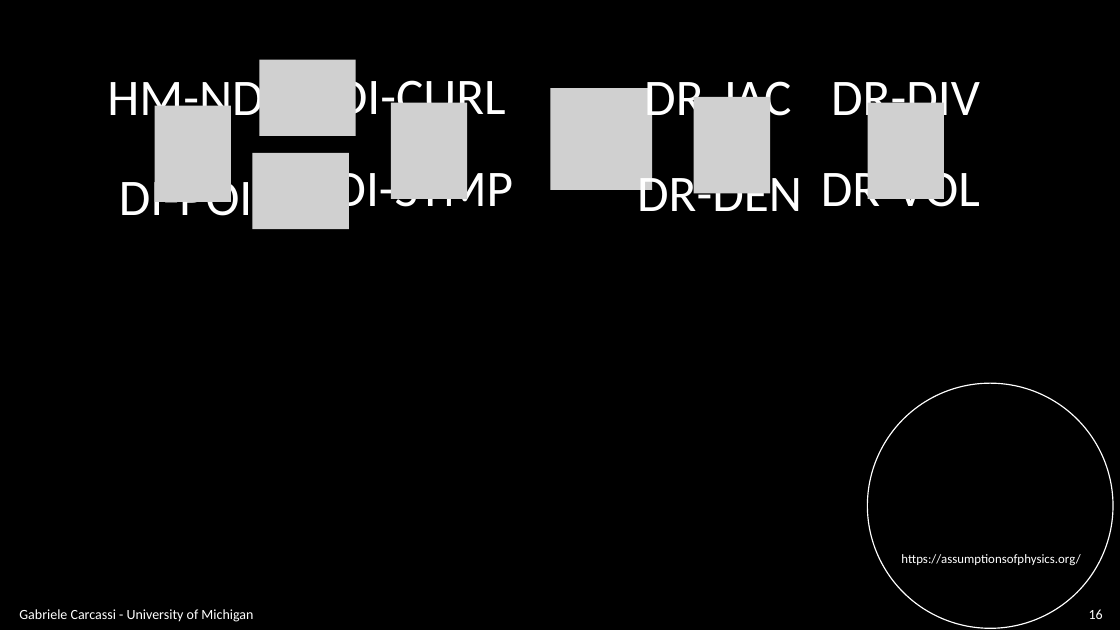
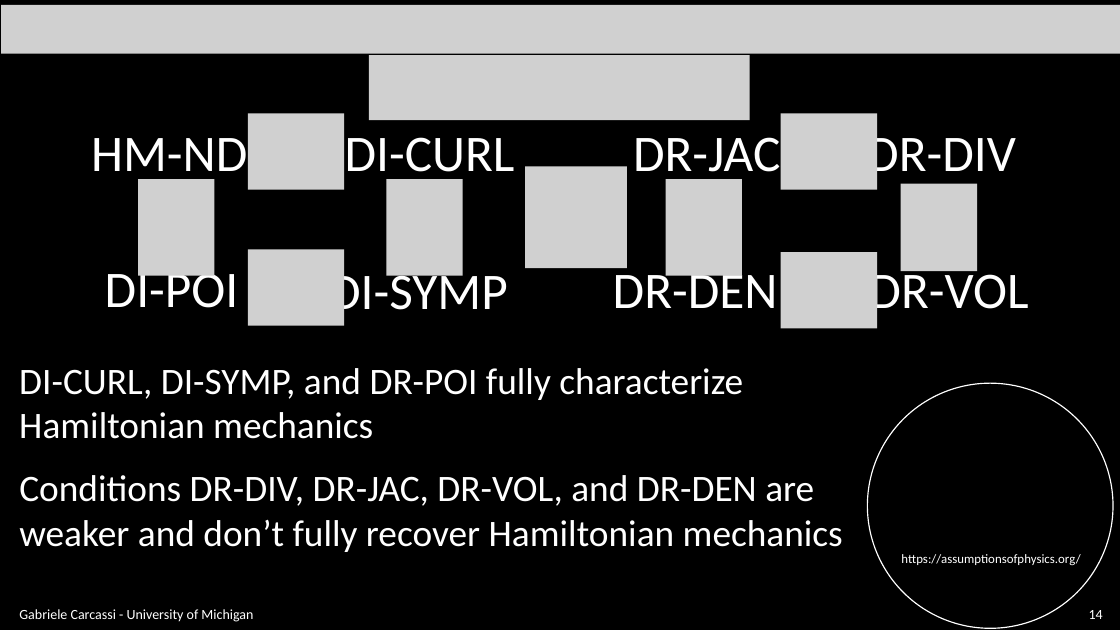
Before and after one commit to assumptionsofphysics/slides, a slide deck: slide 14 of BookCompanions-v2/RP-Class-4.pptx (slide 16 before the commit). Drawn at 1120x630 pixels with LibreOffice and Linux fonts; fonts in the diff are those of the drawing; grey boxes stand for pictures; background and template pictures are left out. Boxes give left, top, right and bottom in pixels: in the first picture for what was removed or moved away, otherwise in the second. Text is boxed around its words. In the diff, an @@ line names an element or a change of style, - is before the commit and + after.

```diff
--- a/BookCompanions-v2/RP-Class-4.pptx
+++ b/BookCompanions-v2/RP-Class-4.pptx
@@ picture added at box(1, 5, 1120, 54) @@
@@ picture added at box(369, 55, 749, 120) @@
@@ picture removed at box(260, 60, 356, 136) @@
@@ picture removed at box(550, 88, 652, 190) @@
@@ text "HM-ND" rewrapped from box(107, 72, 263, 127) to box(91, 138, 247, 184) @@
@@ picture removed at box(155, 106, 231, 202) @@
@@ text "DI-CURL" rewrapped from box(336, 71, 506, 126) to box(345, 137, 515, 184) @@
@@ picture removed at box(391, 103, 467, 199) @@
@@ text "DR-JAC": place and size @@
-text "DR-JAC" at box(644, 81, 791, 127)
+text "DR-JAC" at box(633, 137, 780, 184)
@@ picture removed at box(694, 97, 770, 193) @@
@@ group added at box(138, 113, 977, 329): 9 pictures @@
@@ text "DR-DIV" rewrapped from box(831, 82, 980, 127) to box(867, 129, 1016, 184) @@
@@ picture removed at box(868, 103, 944, 199) @@
@@ picture removed at box(253, 153, 350, 229) @@
@@ text "DI-POI" rewrapped from box(119, 173, 253, 228) to box(105, 265, 239, 308) @@
@@ text "DI-SYMP": place and size @@
-text "DI-SYMP" at box(334, 163, 513, 218)
+text "DI-SYMP" at box(329, 267, 508, 322)
@@ text "DR-DEN": place and size @@
-text "DR-DEN" at box(637, 168, 802, 211)
+text "DR-DEN" at box(613, 266, 778, 308)
@@ text "DR-VOL" rewrapped from box(821, 163, 980, 207) to box(869, 266, 1028, 321) @@
@@ text added at box(19, 368, 743, 439), 32 pt, text #FFFFFF @@
+DI-CURL, DI-SYMP, and DR-POI fully characterize
+Hamiltonian mechanics
@@ text added at box(19, 475, 843, 552), 32 pt, text #FFFFFF @@
+Conditions DR-DIV, DR-JAC, DR-VOL, and DR-DEN are
+weaker and don’t fully recover Hamiltonian mechanics
@@ page number at box(1089, 610, 1103, 619): text changed @@
-16
+14
```
Also in this commit, not shown: 19 other slides changed, 10 slides added, 4 slides removed.
